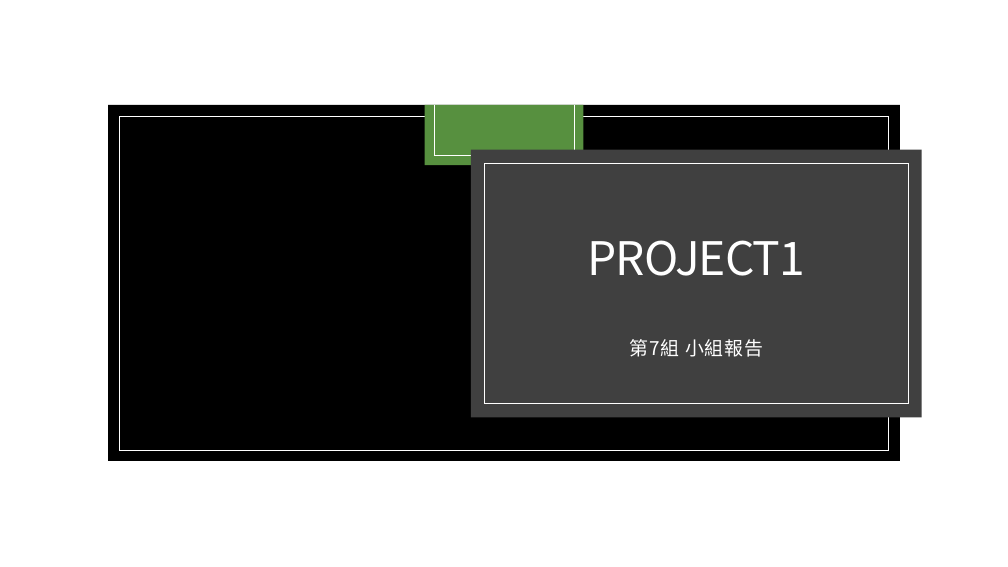
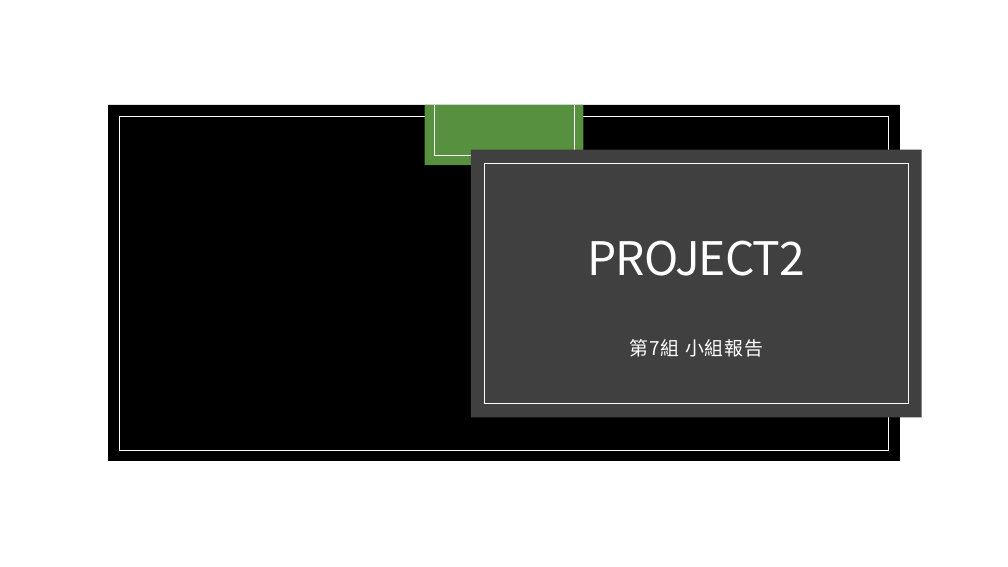
Before and after one commit to ShiRu19/MTA_Project, a slide deck: slide 1 of Project_2/report/Project2_第7組_小組報告.pptx. Drawn at 1008x567 pixels with LibreOffice and Linux fonts; fonts in the diff are those of the drawing; background and template pictures are left out. Boxes give left, top, right and bottom in pixels: in the first picture for what was removed or moved away, otherwise in the second. Text is boxed around its words. In the diff, an @@ line names an element or a change of style, - is before the commit and + after.

Commit message:
Adjust Project_2 PPT and finish the personal report

```diff
--- a/Project_2/report/Project2_第7組_小組報告.pptx
+++ b/Project_2/report/Project2_第7組_小組報告.pptx
@@ title at (x1=587, y1=240, x2=804, y2=276): text changed @@
-PROJECT1
+PROJECT2
```
Also in this commit, not shown: 1 other file.
